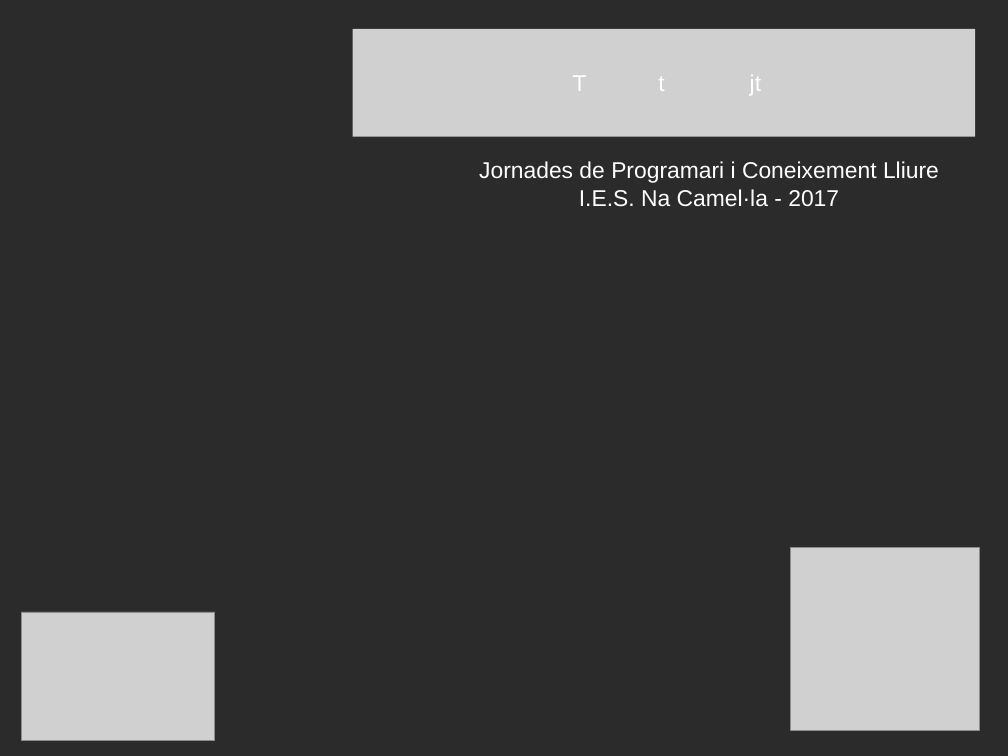
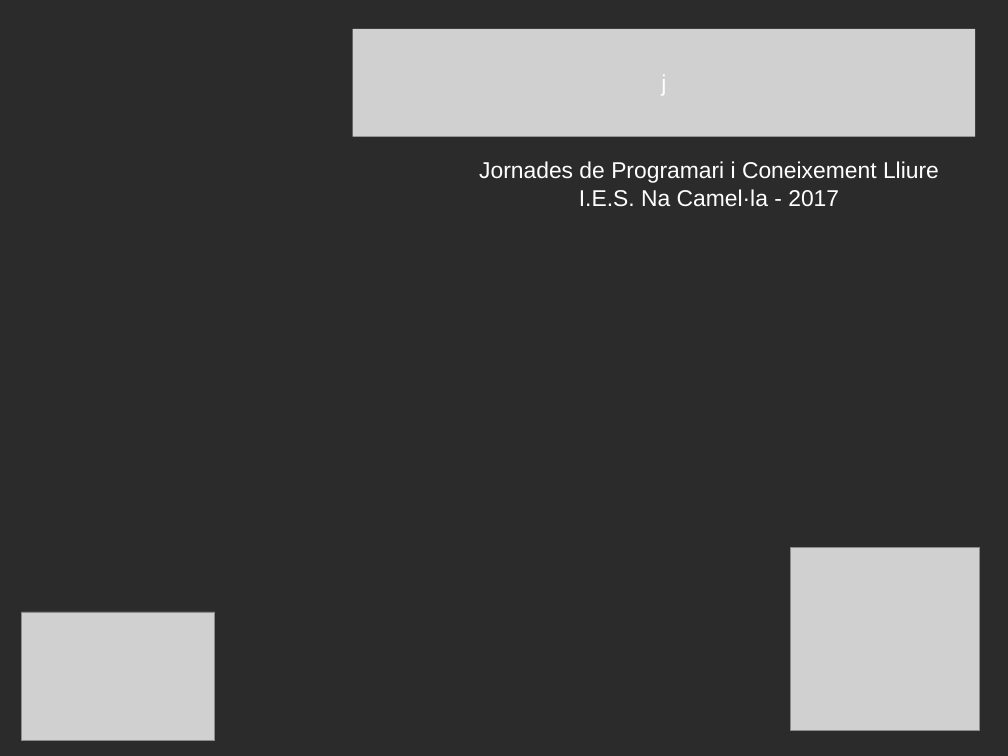
Before and after one commit to bitifet/presentacions, a slide deck: slide 1 of Bulma/NaCamella2017/PresentacioBulma.odp. Drawn at 1008x756 pixels with LibreOffice and Linux fonts; fonts in the diff are those of the drawing; grey boxes stand for pictures; background and template pictures are left out; a plain dark background stands for a picture behind light text. Boxes give left, top, right and bottom in pixels: in the first picture for what was removed or moved away, otherwise in the second. Text is boxed around its words. In the diff, an @@ line names an element or a change of style, - is before the commit and + after.

```diff
--- a/Bulma/NaCamella2017/PresentacioBulma.odp
+++ b/Bulma/NaCamella2017/PresentacioBulma.odp
@@ text in picture at [661,75,666,95]: text changed @@
-T t jt
+j
```
Also in this commit, not shown: 4 other slides changed, 20 slides added, 2 slides removed, 1 other file.
